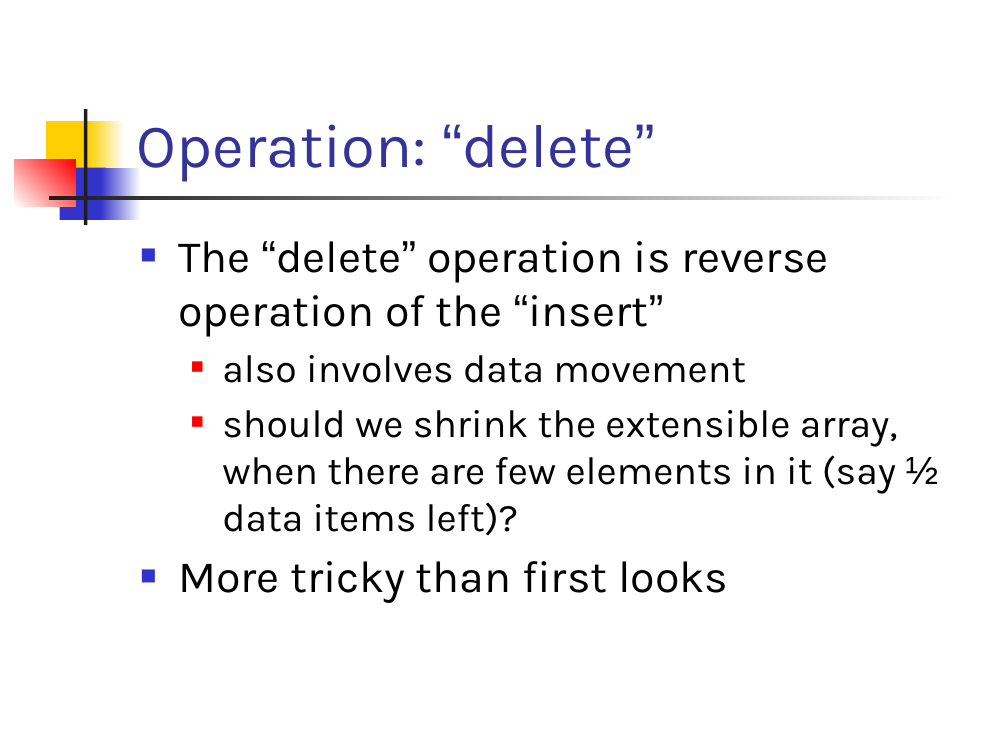
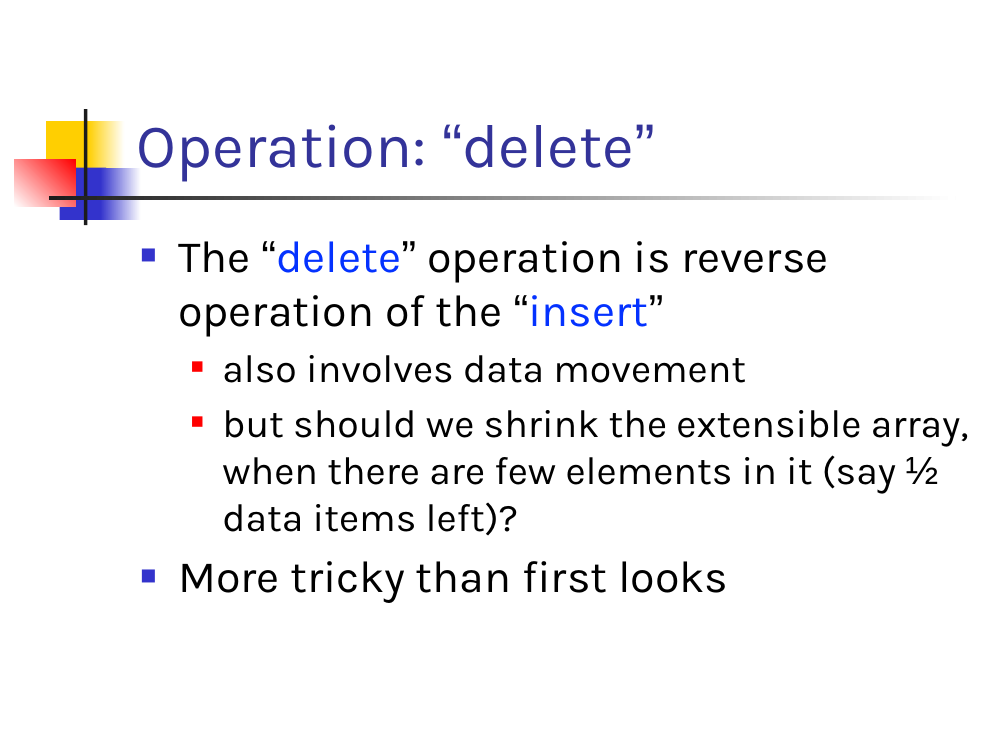
Before and after one commit to csslab-ustc/csslab-ustc.github.io, a slide deck: slide 33 of courses/sysprog/slides/lec11-vector.pptx (slide 32 before the commit). Drawn at 1008x756 pixels with LibreOffice and Linux fonts; fonts in the diff are those of the drawing. Boxes give left, top, right and bottom in pixels: in the first picture for what was removed or moved away, otherwise in the second. Text is boxed around its words. In the diff, an @@ line names an element or a change of style, - is before the commit and + after.

```diff
--- a/courses/sysprog/slides/lec11-vector.pptx
+++ b/courses/sysprog/slides/lec11-vector.pptx
@@ text at [178,241,828,337]: text colour #000000 to #0432FF in "“delete” “insert”" @@
@@ text at [222,410,969,535]: text changed @@
-  ■ should we shrink the extensible array, when there are few elements in it (say ½ data items left)?
+  ■ but should we shrink the extensible array, when there are few elements in it (say ½ data items left)?
```
Also in this commit, not shown: 25 other slides changed, 1 slide added.
